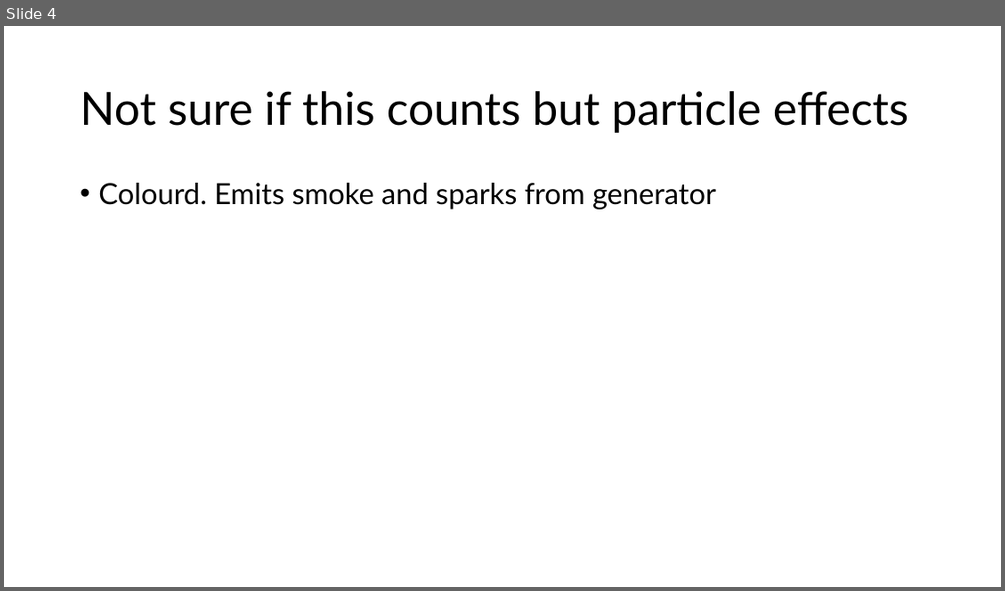
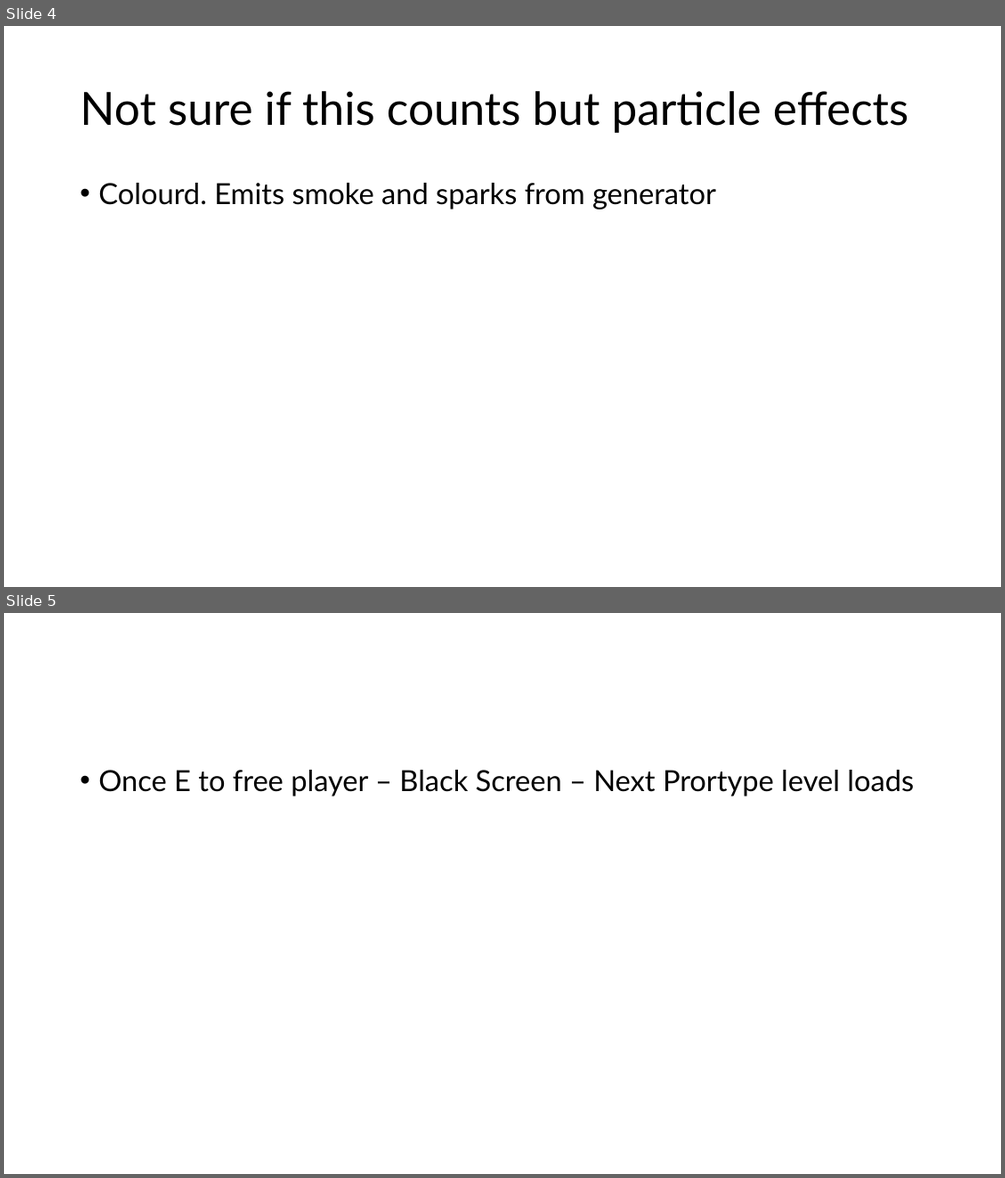
Before and after one commit to Mdot5596/MA-Dissertation, a slide deck: Project/1-LIGHTING.pptx. Shown one above the other, each under a label of ours: slide 4 before the commit, slides 4 and 5 after it. The pictures are 1005x591 and 1005x1178 pixels, drawn with LibreOffice and Linux fonts; fonts in the diff are those of the drawing. Boxes give left, top, right and bottom in pixels: in the first picture for what was removed or moved away, otherwise in the second. Text is boxed around its words. In the diff, an @@ line names an element or a change of style, - is before the commit and + after.

```diff
--- a/Project/1-LIGHTING.pptx
+++ b/Project/1-LIGHTING.pptx
@@ slide 5 added at box(4, 613, 1001, 1174), background #FFFFFF @@
@@ text added at box(98, 770, 914, 796), 28 pt, text #000000 @@
+• Once E to free player – Black Screen – Next Prortype level loads
```
